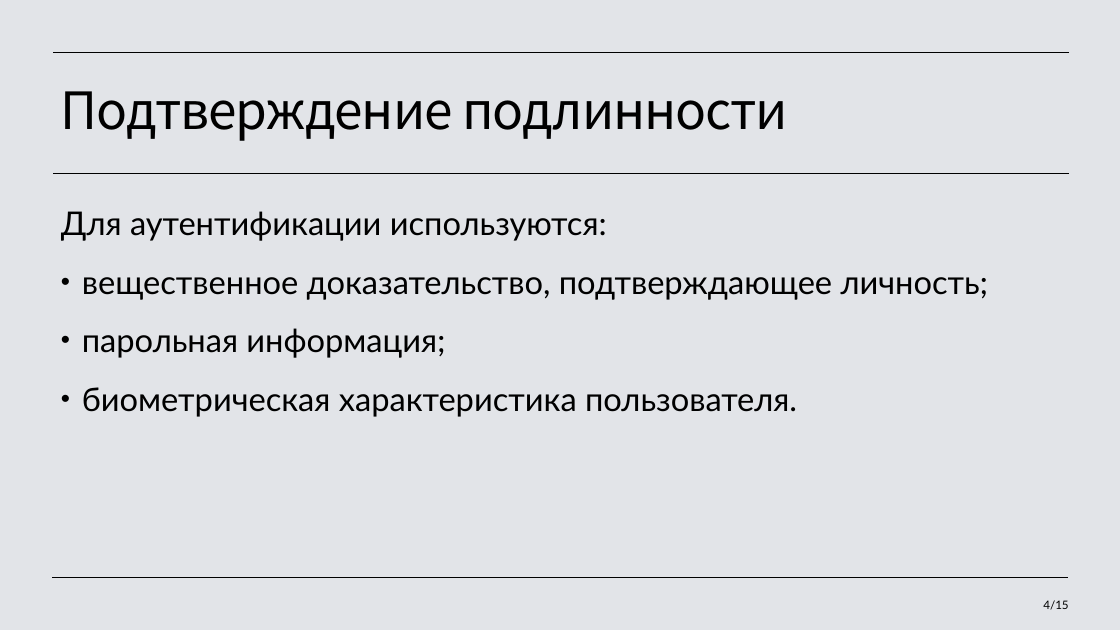
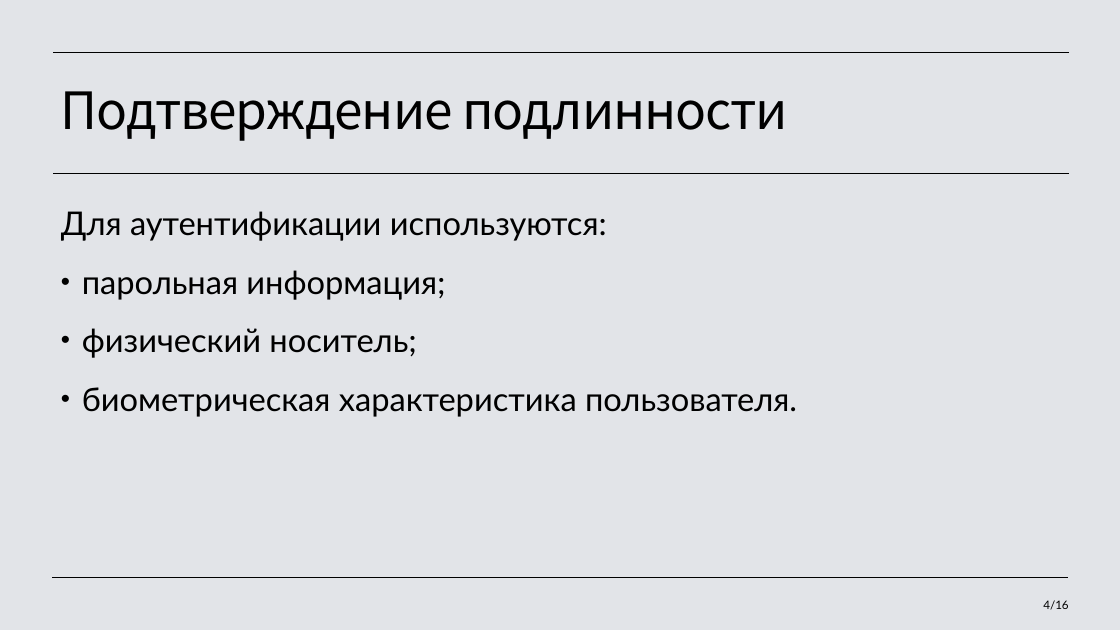
Before and after one commit to LiliyaPonomareva/Information-Security, a slide deck: slide 4 of paper/Идентификация и аутентификация, управление доступом.pptx. Drawn at 1120x630 pixels with LibreOffice and Linux fonts; fonts in the diff are those of the drawing. Boxes give left, top, right and bottom in pixels: in the first picture for what was removed or moved away, otherwise in the second. Text is boxed around its words. In the diff, an @@ line names an element or a change of style, - is before the commit and + after.

```diff
--- a/paper/Идентификация и аутентификация, управление доступом.pptx
+++ b/paper/Идентификация и аутентификация, управление доступом.pptx
@@ text at [82,277,989,300]: paragraph removed @@
-• вещественное доказательство, подтверждающее личность;
@@ text at [82,328,417,358]: paragraph added @@
+• физический носитель;
@@ page number at [1043,600,1068,610]: text changed @@
-4/15
+4/16
```
Also in this commit, not shown: 9 other slides changed, 1 slide added, 35 other files.
